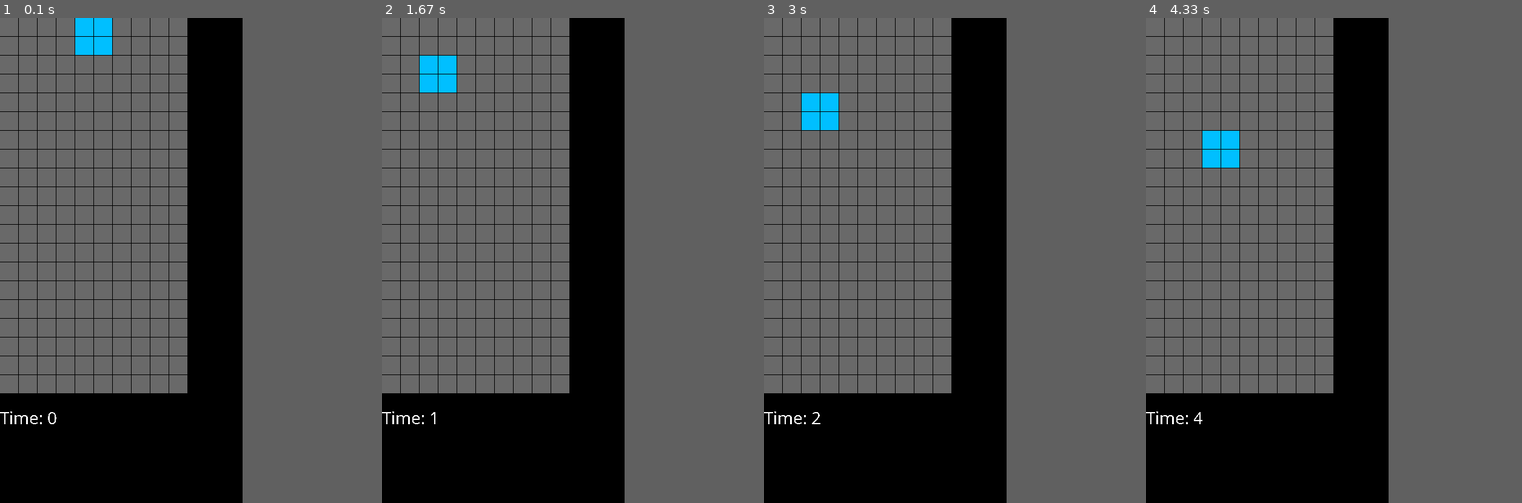
Above: before the commit, frames 1-4 (left to right).
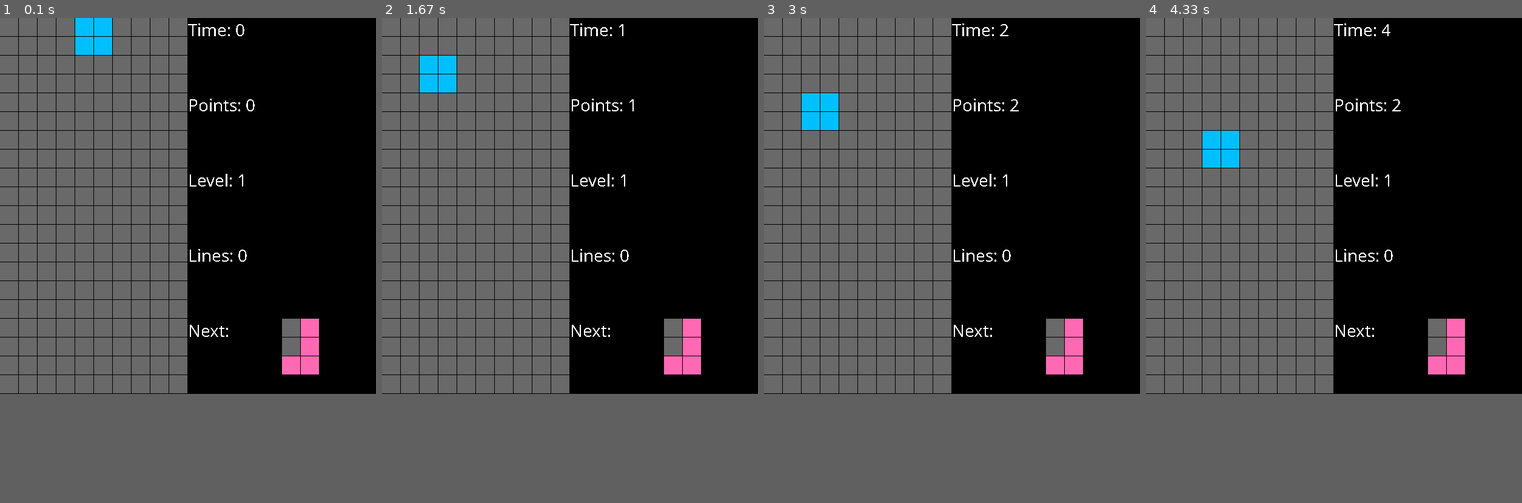
Above: after the commit, the same moments.

Repository: KarolWisniewski00/PygameTetrisClone
Game: pygame game, started from main.py
The game is run twice, just before and just after one commit, with the same random seed, the same clock (stepped at 60 frames per second) and the same inputs.
Inputs:
- Up to frame 1 (0.1 s): no input
- Up to frame 2 (1.67 s): hold Left 0.33-0.87 s; hold Down 0.9-1.2 s; hold Left 1.23-1.63 s
- Up to frame 3 (3 s): hold Right 1.67-2.3 s; hold Down 2.33-2.7 s; hold Left from 2.73 s (still down)
- Up to frame 4 (4.33 s): release Left at 3.2 s; hold Right 3.23-3.7 s; hold Right 3.73-4.2 s; hold Left from 4.23 s (still down)
In our replay, the window is 400x800 before the commit and 620x620 after it. These sizes can differ from the game's own. Grey fills any space a smaller window leaves; there, only what the larger window draws over its background counts as a difference.

The runs differ from the first frame. In frame 1, 1.7% of the frame differs, in the area x 0-85%, y 1-84%; in frame 2, 1.6%; in frame 3, 1.6%; in frame 4, 1.6%.

Commit message:
add points, level, view

Diff:
--- a/main.py
+++ b/main.py
@@ -5,7 +5,6 @@
     def __init__(self):
         pygame.display.set_caption('Tetris')
         pygame.font.init()
-        WIDTH, HEIGHT = 400,800
         self.fps=60
         self.black=(0,0,0)
         self.white=(255,255,255)
@@ -20,14 +19,20 @@
         self.square_width, self.square_height = 30,30
         self.margin=1
         self.time=0
-        self.window = pygame.display.set_mode((WIDTH,HEIGHT))
-        self.font = pygame.font.SysFont('Comic Sans MS', 30)
         self.matrix_width = 10
         self.matrix_height = 20
         self.matrix = [[0]*self.matrix_width for _ in range(self.matrix_height)]
         self.position = [4,0]
         self.tetriminos = ['I','T','O','L','J','S','Z']
         self.save_shape(random.choice(self.tetriminos))
+        self.next=random.choice(self.tetriminos)
+        self.points=0
+        self.level=1
+        self.lines=0
+        self.combo=1
+        WIDTH, HEIGHT = (self.matrix_width*(self.square_width+self.margin))*2,self.matrix_height*(self.square_height+self.margin)
+        self.window = pygame.display.set_mode((WIDTH,HEIGHT))
+        self.font = pygame.font.SysFont('Comic Sans MS', 30)
 
     def save_shape(self, now):
         if now == 'I':
@@ -64,7 +69,9 @@
             for column in range(len(self.shape[row])):
                 if self.shape[row][column]!=0:
                     self.matrix[self.position[1]+row][self.position[0]+column] = self.color_number
-        self.save_shape(random.choice(self.tetriminos))
+        self.save_shape(self.next)
+        self.next=random.choice(self.tetriminos)
+        self.combo=1
         self.position = [4,0]
 
     def check(self,value_row, value_column):
@@ -117,29 +124,60 @@
         self.square_height
         ])
 
+    def draw_colors(self,value,row,column,row_position, column_position):
+        if value[row][column]==0:
+            self.draw_square(self.gray,column_position,row_position)
+        elif value[row][column]==1:
+            self.draw_square(self.red,column_position,row_position)
+        elif value[row][column]==2:
+            self.draw_square(self.gray_2,column_position,row_position)
+        elif value[row][column]==3:
+            self.draw_square(self.blue,column_position,row_position)
+        elif value[row][column]==4:
+            self.draw_square(self.yellow,column_position,row_position)
+        elif value[row][column]==5:
+            self.draw_square(self.pink,column_position,row_position)
+        elif value[row][column]==6:
+            self.draw_square(self.blue_2,column_position,row_position)
+        elif value[row][column]==7:
+            self.draw_square(self.green,column_position,row_position)
+
     def draw_background(self):
         self.window.fill(self.black)
         for row in range(self.matrix_height):
             for column in range(self.matrix_width):
-                if self.matrix[row][column]==0:
-                    self.draw_square(self.gray,column,row)
-                elif self.matrix[row][column]==1:
-                    self.draw_square(self.red,column,row)
-                elif self.matrix[row][column]==2:
-                    self.draw_square(self.gray_2,column,row)
-                elif self.matrix[row][column]==3:
-                    self.draw_square(self.blue,column,row)
-                elif self.matrix[row][column]==4:
-                    self.draw_square(self.yellow,column,row)
-                elif self.matrix[row][column]==5:
-                    self.draw_square(self.pink,column,row)
-                elif self.matrix[row][column]==6:
-                    self.draw_square(self.blue_2,column,row)
-                elif self.matrix[row][column]==7:
-                    self.draw_square(self.green,column,row)
-
+                self.draw_colors(self.matrix,row,column,row,column)
+
+        if self.next == 'I':
+            shape = [[1],[1],[1],[1]]
+        elif self.next == 'T':
+            shape = [[2,2,2],[0,2,0]]
+        elif self.next == 'O':
+            shape = [[3,3],[3,3]]
+        elif self.next == 'L':
+            shape = [[4,0],[4,0],[4,4]]
+        elif self.next == 'J':
+            shape = [[0,5],[0,5],[5,5]]
+        elif self.next == 'S':
+            shape = [[0,6,6],[6,6,0]]
+        elif self.next == 'Z':
+            shape = [[7,7,0],[0,7,7]]
+
+        for row in range(len(shape)):
+            for column in range(len(shape[row])):
+                self.draw_colors(shape,row,column,row+16,column+15)
+
+        height = (self.matrix_height*(self.square_height+self.margin))//5
         time = self.font.render('Time: {}'.format(self.time), False, self.white)
-        self.window.blit(time, (0,640))
+        points = self.font.render('Points: {}'.format(self.points), False, self.white)
+        level = self.font.render('Level: {}'.format(self.level), False, self.white)
+        lines = self.font.render('Lines: {}'.format(self.lines), False, self.white)
+        next = self.font.render('Next:', False, self.white)
+        self.window.blit(time, (self.matrix_width*(self.square_width+self.margin),0))
+        self.window.blit(points, (self.matrix_width*(self.square_width+self.margin),height))
+        self.window.blit(level, (self.matrix_width*(self.square_width+self.margin),height*2))
+        self.window.blit(lines, (self.matrix_width*(self.square_width+self.margin),height*3))
+        self.window.blit(next, (self.matrix_width*(self.square_width+self.margin),height*4))
 
     def chcek_rows(self):
         counter=0
@@ -147,6 +185,11 @@
             if row[0] != 0 and row[1] != 0 and row[2] != 0 and row[3] != 0 and row[4] != 0 and row[5] != 0 and row[6] != 0 and row[7] != 0 and row[8] != 0 and row[9] != 0:
                 self.matrix.pop(counter)
                 self.matrix.insert(0, [0]*self.matrix_width)
+                self.lines+=1
+                self.points+=(100*self.combo)
+                self.combo+=1
+                if self.lines==50:
+                    self.points+=2500
                 break
             counter+=1
 
@@ -181,6 +224,9 @@
                         self.move_tetrimino('right')
                     if event.key == pygame.K_DOWN:
                         self.move_tetrimino('down')
+                        self.points+=1
+                    if event.key == pygame.K_UP:
+                        pass
 
             self.chcek_rows()
             self.draw()
